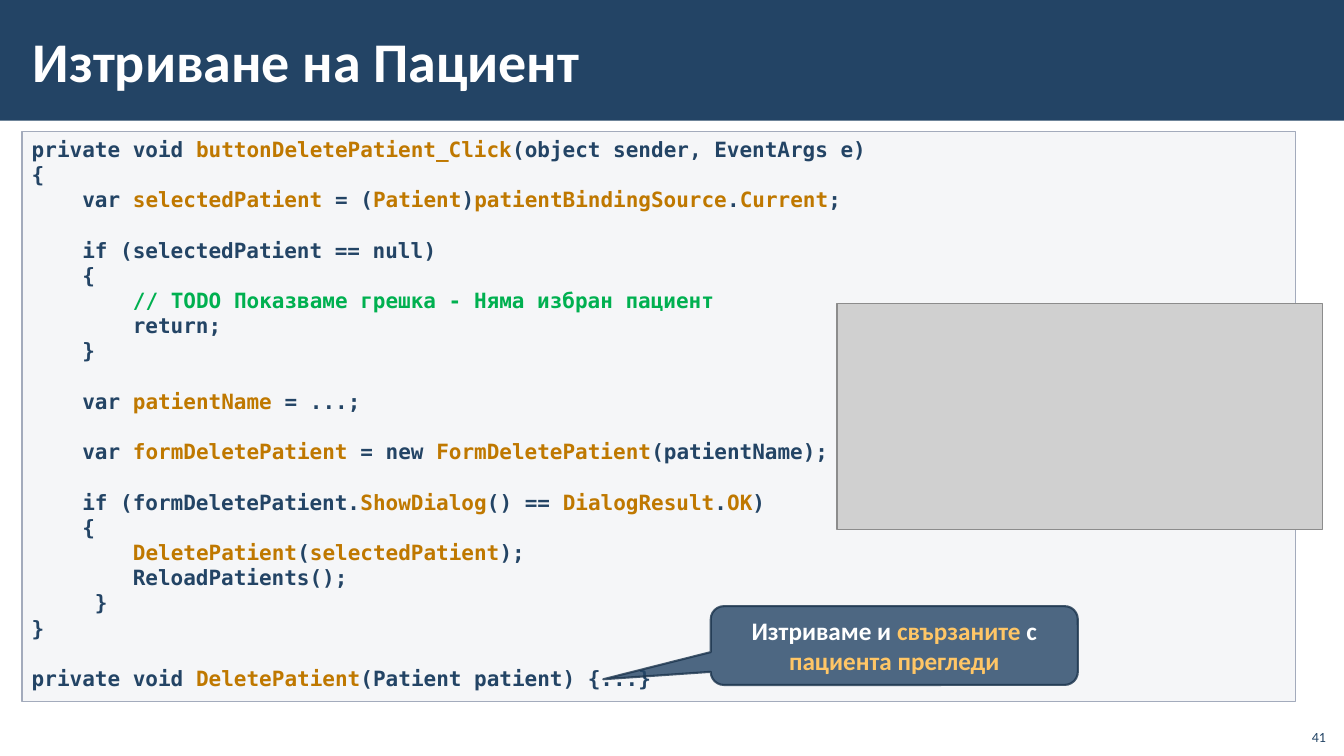
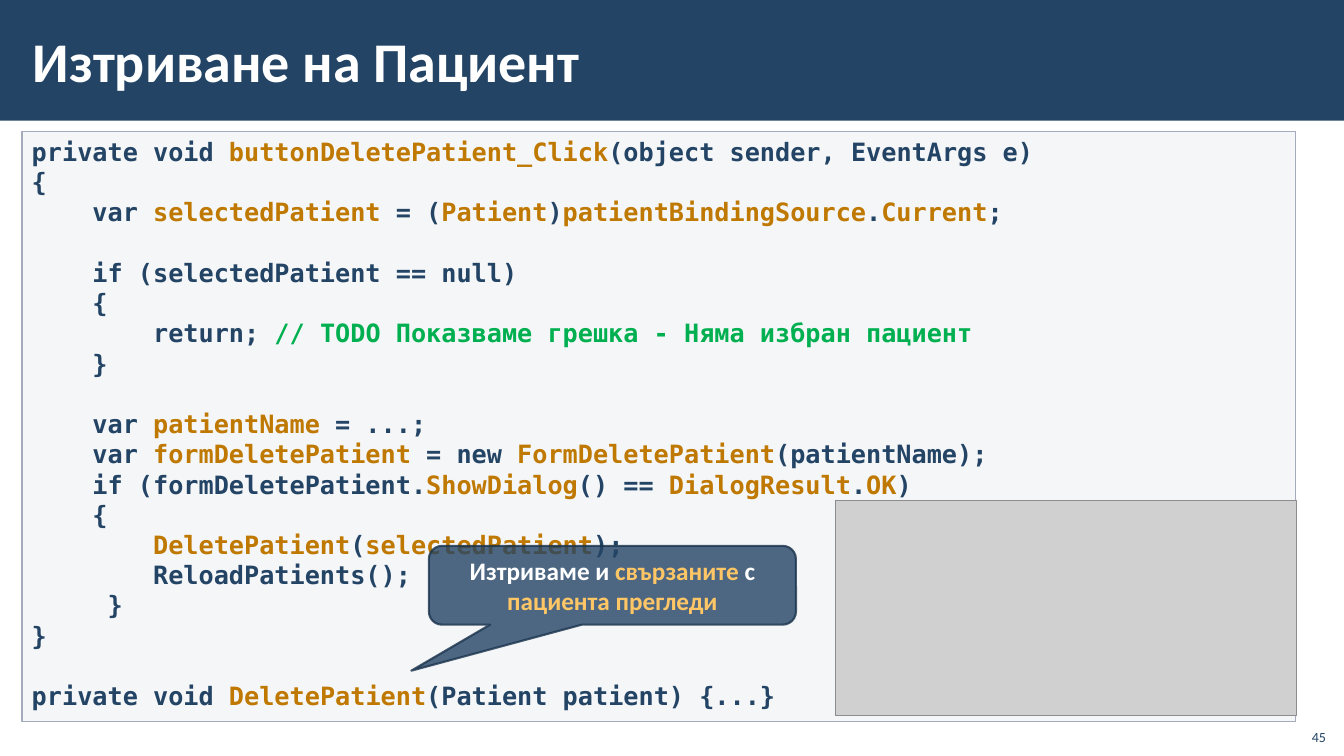
Before and after one commit to BG-IT-Edu/School-Programming, a slide deck: slide 45 of Courses/Software-Sciences/Module-4-Information-Systems-New/12-Implementation-of-Information-System/12-Implementation-of-Information-System-Third-Part.pptx (slide 41 before the commit). Drawn at 1344x756 pixels with LibreOffice and Linux fonts; fonts in the diff are those of the drawing; grey boxes stand for pictures; background and template pictures are left out. Boxes give left, top, right and bottom in pixels: in the first picture for what was removed or moved away, otherwise in the second. Text is boxed around its words. In the diff, an @@ line names an element or a change of style, - is before the commit and + after.

```diff
--- a/Courses/Software-Sciences/Module-4-Information-Systems-New/12-Implementation-of-Information-System/12-Implementation-of-Information-System-Third-Part.pptx
+++ b/Courses/Software-Sciences/Module-4-Information-Systems-New/12-Implementation-of-Information-System/12-Implementation-of-Information-System-Third-Part.pptx
@@ rectangle "private void buttonDeletePatient_Click(object sender, EventA ...": place and size @@
-rectangle "private void buttonDeletePatient_Click(object sender, EventA ..." at (22, 131, 1297, 701)
+rectangle "private void buttonDeletePatient_Click(object sender, EventA ..." at (22, 131, 1297, 722)
@@ text in rectangle at (32, 140, 1033, 711): size 15 to 18 pt in "private void buttonDeletePatient_Click(object sender, EventA ...", "{", "var selectedPatient = (Patient)patientBindingSource.Current;", "if (selectedPatient == null)" and 11 more places @@
@@ text in rectangle at (153, 322, 972, 348): text changed; size 15 to 18 pt @@
-// TODO Показваме грешка - Няма избран пациент
-return;
+return; // TODO Показваме грешка - Няма избран пациент
@@ picture: place and size @@
-picture at (837, 303, 1322, 529)
+picture at (836, 501, 1297, 716)
@@ rounded speech box "Изтриваме и свързаните с пациента ...": place and size @@
-rounded speech box "Изтриваме и свързаните с пациента ..." at (711, 606, 1078, 685)
+rounded speech box "Изтриваме и свързаните с пациента ..." at (430, 546, 797, 625)
@@ rounded speech box "Изтриваме и свързаните с пациента ..." at (430, 546, 797, 625): proportions changed @@
@@ page number at (1312, 733, 1326, 742): text changed @@
-41
+45
```
Also in this commit, not shown: 39 other slides changed, 5 slides added.
